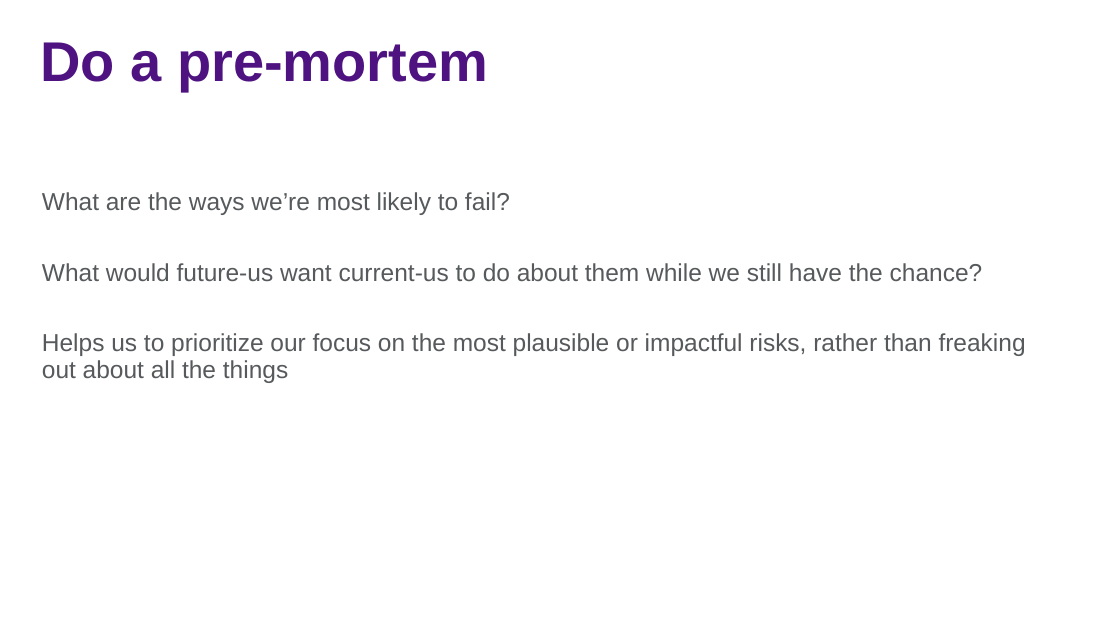
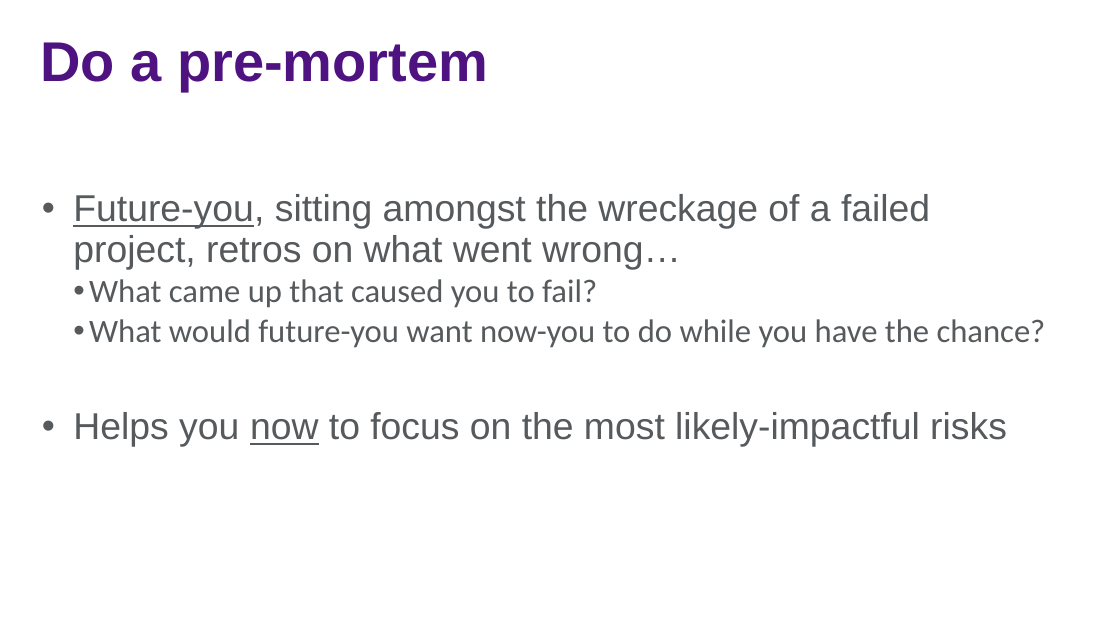
Before and after one commit to jasonjwood/presentations, a slide deck: slide 10 of InFusion2016 - Getting It Done - Jason Wood.pptx. Drawn at 1120x630 pixels with LibreOffice and Linux fonts; fonts in the diff are those of the drawing; background and template pictures are left out. Boxes give left, top, right and bottom in pixels: in the first picture for what was removed or moved away, otherwise in the second. Text is boxed around its words. In the diff, an @@ line names an element or a change of style, - is before the commit and + after.

```diff
--- a/InFusion2016 - Getting It Done - Jason Wood.pptx
+++ b/InFusion2016 - Getting It Done - Jason Wood.pptx
@@ text at [73, 194, 1046, 447]: text changed; size 21 to 32 pt @@
-What are the ways we’re most likely to fail?
-What would future-us want current-us to do about them while we still have the chance?
-Helps us to prioritize our focus on the most plausible or impactful risks, rather than freaking out about all the things
+• Future-you, sitting amongst the wreckage of a failed project, retros on what went wrong…
+  • What came up that caused you to fail?
+  • What would future-you want now-you to do while you have the chance?
+• Helps you now to focus on the most likely-impactful risks
```
Also in this commit, not shown: 13 other slides changed.
